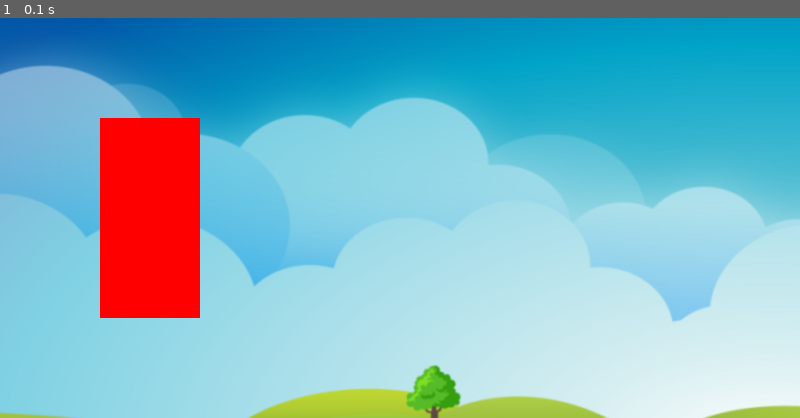
Above: before the commit, frame 1.
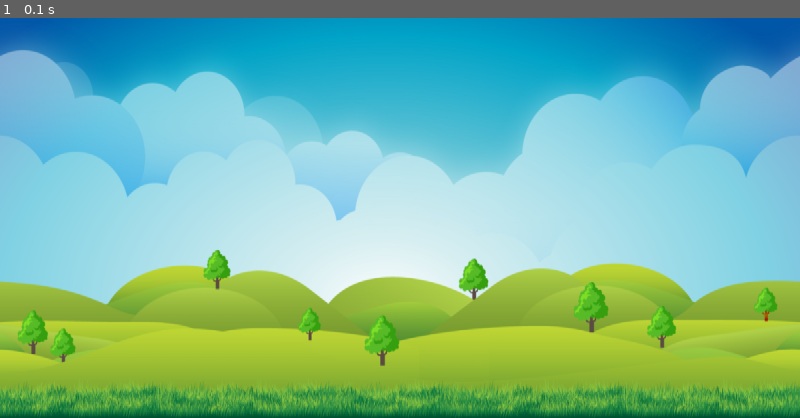
Above: after the commit, the same moment.

Repository: darkcohiba/pygames-first-plat
Game: pygame game, started from main.py
Two runs of this game, one before a commit and one after it. Both use one fixed random seed, a clock stepped at 60 frames per second and the inputs below.
Inputs:
- Up to frame 1 (0.1 s): no input

The runs differ from the first frame. In frame 1, 79% of the frame differs, in the area x 0-100%, y 0-100%.

Commit message:
chore: added images

Diff:
--- a/main.py
+++ b/main.py
@@ -7,9 +7,9 @@
 pygame.display.set_caption('Runner')
 clock = pygame.time.Clock()
 
-test_surface = pygame.Surface((100, 200))
-test_surface.fill("red")
+
 background_surface = pygame.image.load('graphics/bg/URy5F.png')
+background_surface = pygame.transform.scale(background_surface, (800, 400))
 while True:
     for event in pygame.event.get():
         if event.type == pygame.QUIT:
@@ -19,6 +19,5 @@
     # background
     screen.blit(background_surface, (0, 0))
     # x axis, y axis, 0, 0 is the top left corner
-    screen.blit(test_surface, (100, 100))
     pygame.display.update()
     clock.tick(60)
